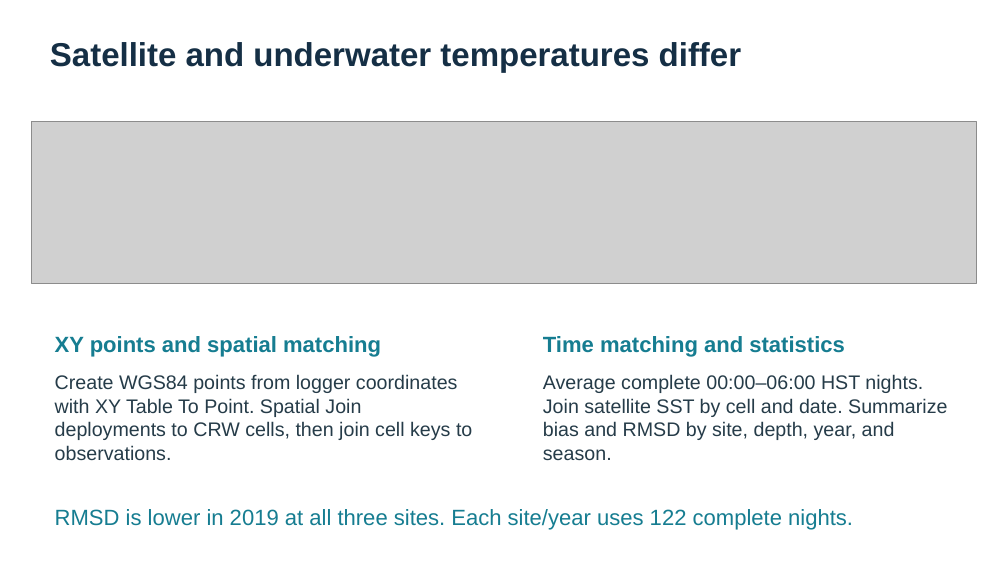
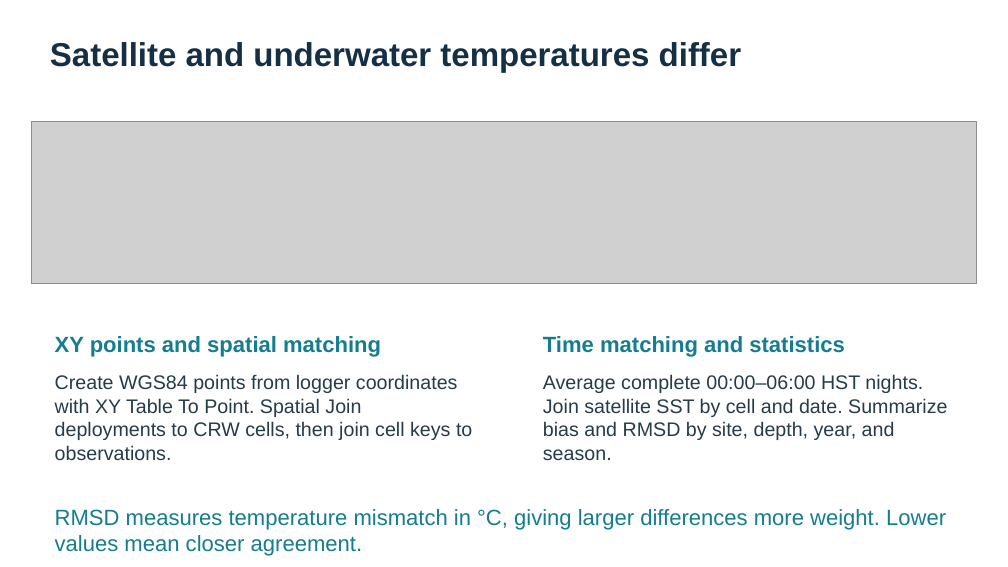
Before and after one commit to drwbkr1/West-Hawaii-Heat-Stress-ASM540, a slide deck: slide 4 of GISProjectDrewBaker/Documentation/GISPresentationDrewBaker.pptx. Drawn at 1008x567 pixels with LibreOffice and Linux fonts; fonts in the diff are those of the drawing; grey boxes stand for pictures. Boxes give left, top, right and bottom in pixels: in the first picture for what was removed or moved away, otherwise in the second. Text is boxed around its words. In the diff, an @@ line names an element or a change of style, - is before the commit and + after.

```diff
--- a/GISProjectDrewBaker/Documentation/GISPresentationDrewBaker.pptx
+++ b/GISProjectDrewBaker/Documentation/GISPresentationDrewBaker.pptx
@@ text at (x1=55, y1=509, x2=946, y2=556): text changed @@
-RMSD is lower in 2019 at all three sites. Each site/year uses 122 complete nights.
+RMSD measures temperature mismatch in °C, giving larger differences more weight. Lower values mean closer agreement.
```
Also in this commit, not shown: 4 other slides changed, 2 slides added, 1 slide removed, 1 other file.
